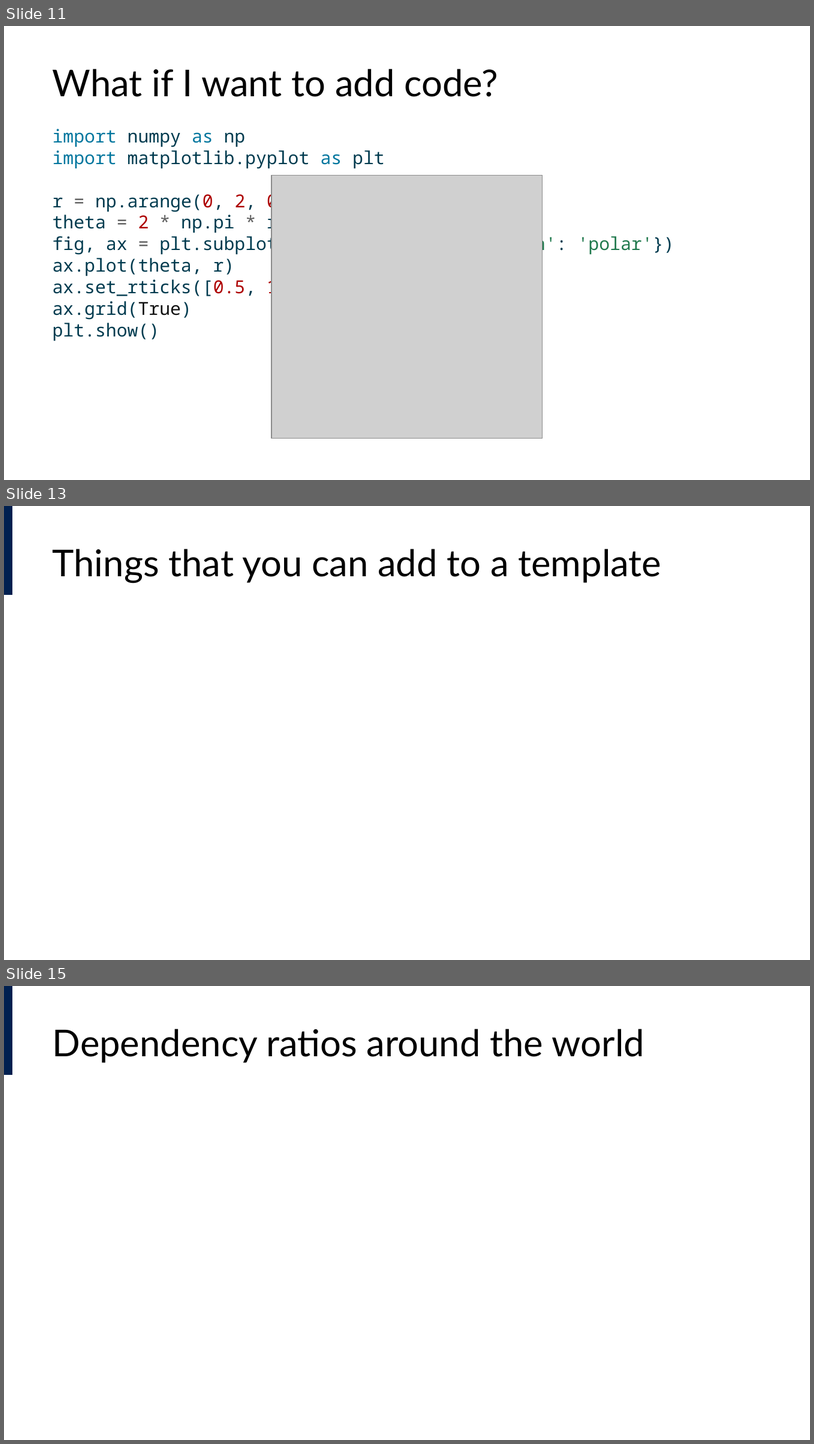
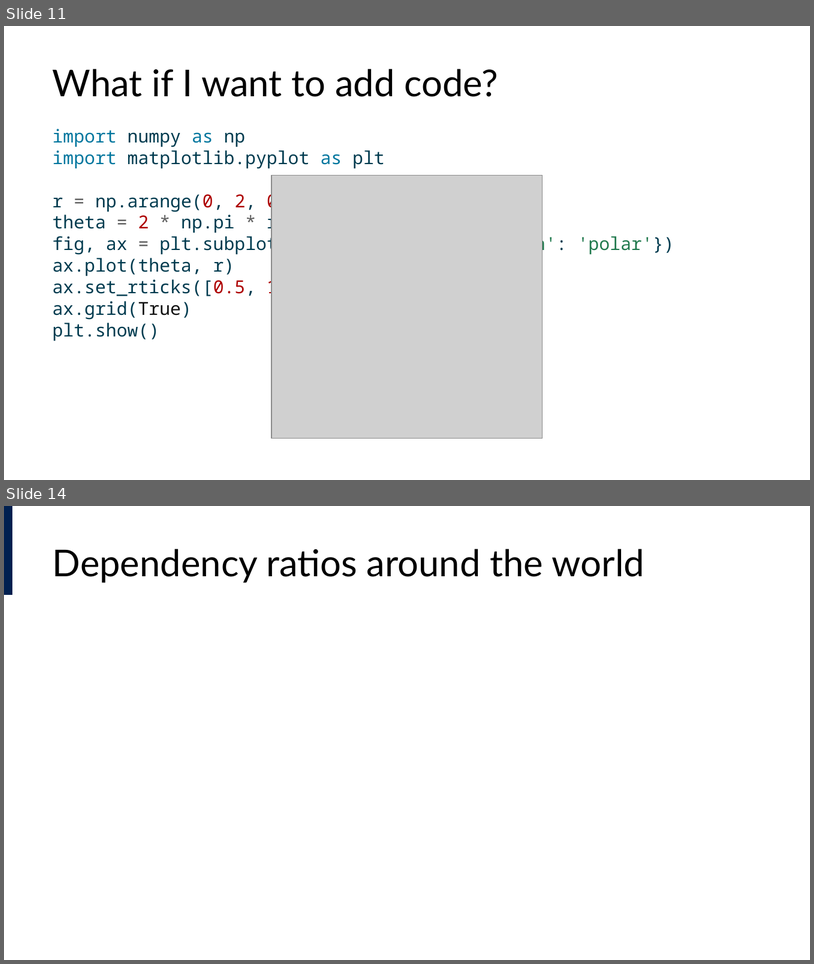
Before and after one commit to lucas-a-meyer/using-quarto, a slide deck: docs/presentation.pptx. Shown one above the other, each under a label of ours: slides 11, 13 and 15 before the commit, slides 11 and 14 after it; the slides between them are not shown. The pictures are 814x1444 and 814x964 pixels, drawn with LibreOffice and Linux fonts; fonts in the diff are those of the drawing; grey boxes stand for pictures. Boxes give left, top, right and bottom in pixels: in the first picture for what was removed or moved away, otherwise in the second. Text is boxed around its words. In the diff, an @@ line names an element or a change of style, - is before the commit and + after.

```diff
--- a/docs/presentation.pptx
+++ b/docs/presentation.pptx
@@ slide 13 removed at (4, 506, 810, 960), background #FFFFFF; not listed: 1 template element that a slide beside it also shows @@
@@ title removed at (53, 549, 662, 583) @@
-Things that you can add to a template
@@ what was slide 15 is now slide 14 @@
```
Also in this commit, not shown: 3 slides changed, 1 slide added, 12 other files.
